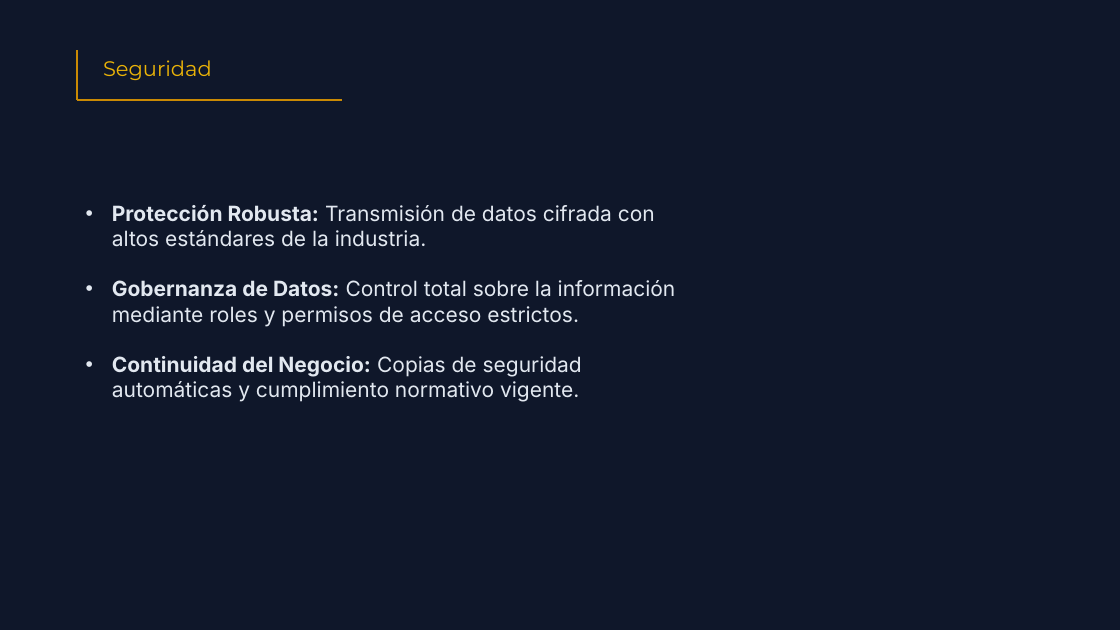
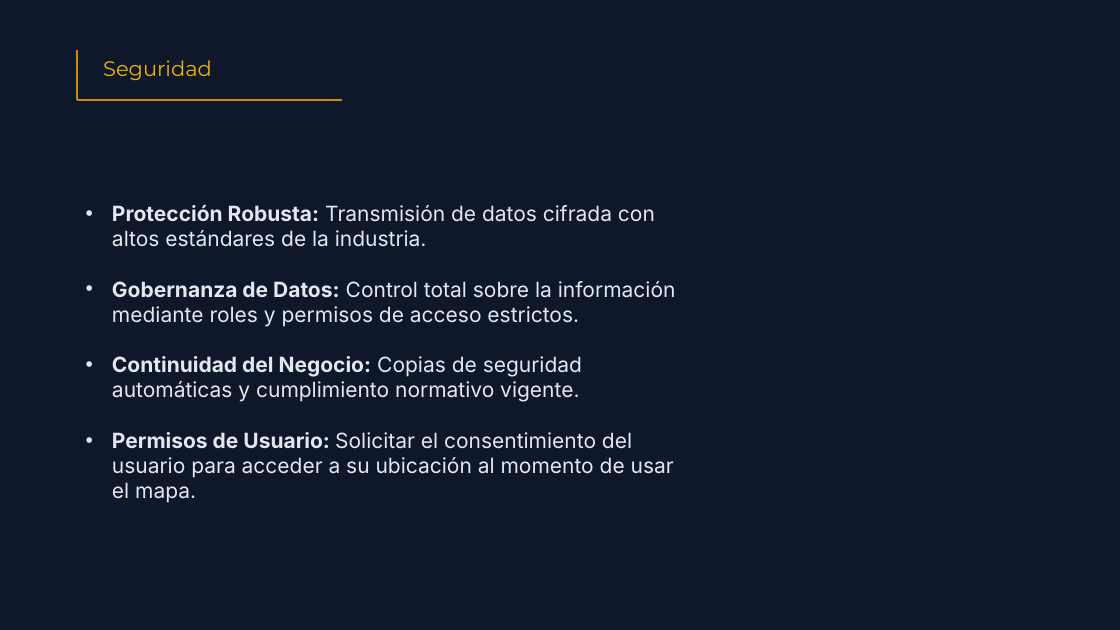
Before and after one commit to Volcos/AntonioVaras, a slide deck: slide 9 of Aldo Alberto Martinez Ordenes/PTY4614_Capstone_004D/Equipo/Fase 1/Evidencias Grupales/Presentación EventApp.pptx. Drawn at 1120x630 pixels with LibreOffice and Linux fonts; fonts in the diff are those of the drawing. Boxes give left, top, right and bottom in pixels: in the first picture for what was removed or moved away, otherwise in the second. Text is boxed around its words. In the diff, an @@ line names an element or a change of style, - is before the commit and + after.

```diff
--- a/Aldo Alberto Martinez Ordenes/PTY4614_Capstone_004D/Equipo/Fase 1/Evidencias Grupales/Presentación EventApp.pptx
+++ b/Aldo Alberto Martinez Ordenes/PTY4614_Capstone_004D/Equipo/Fase 1/Evidencias Grupales/Presentación EventApp.pptx
@@ text at <box>112,432,674,503</box>: paragraph added @@
+• Permisos de Usuario: Solicitar el consentimiento del usuario para acceder a su ubicación al momento de usar el mapa.
```
Also in this commit, not shown: 6 other slides changed, 2 slides added.
